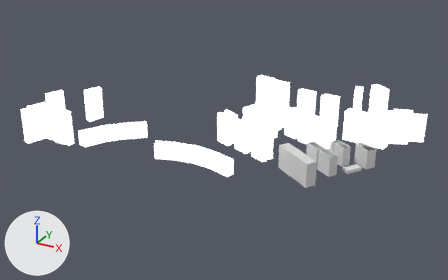
The FBX model AMA0034-AltosdelaReserva/assets/3d/Loc_AltosRivera_Dummy.fbx: old version first, new version second.
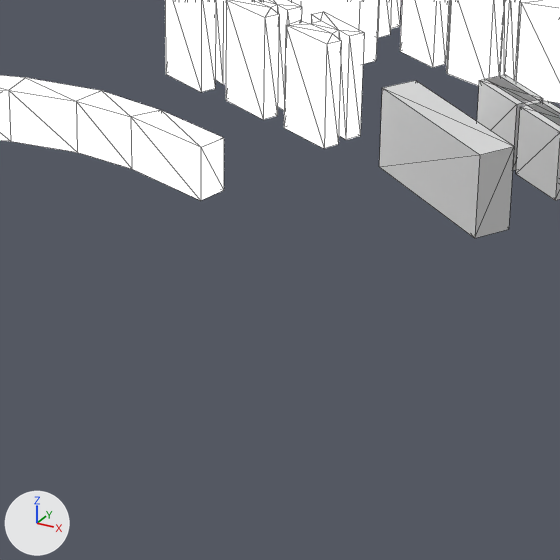
There are two pictures of each version: one whole from a 50 mm lens placed at (370.0, -1133.0, 586.0), pointed at (-273.0, 35.0, 2.0), one close up on the part from 38% to 74% of the width and 43% to 100% of the height. Lighting does not change. The marker at lower left points along +X, +Y and +Z. The close-ups show mesh edges as thin lines. Where no turn or scale is listed for an object, it has been applied to the vertices.

In view in the first close-up: 'Cube', 'Cube_1.001', 'Cube__2_', 'PolyShape', 'PolyShape_1', 'PolyShape__1_', 'PolyShape__2_', 'PolyShape__2__1', 'PolyShape__3_', 'w', 'w__1_', 'w__2_'.
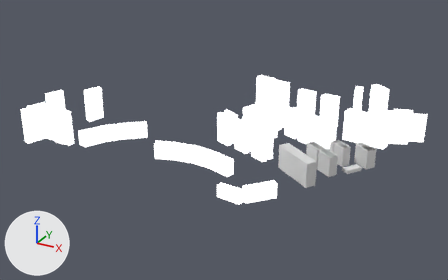
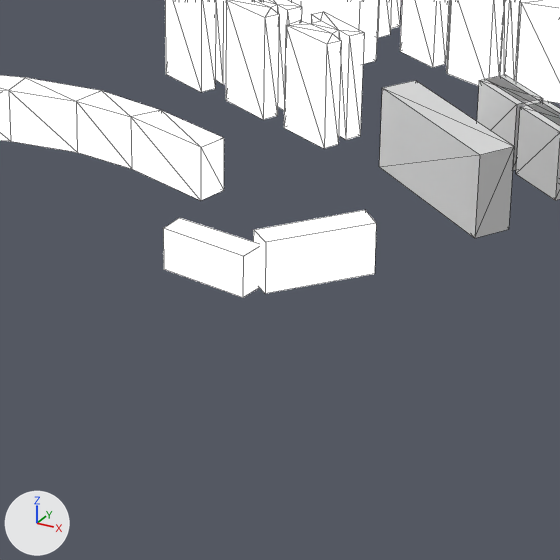
Patch to the scene script:
```diff
--- a/AMA0034-AltosdelaReserva/assets/3d/Loc_AltosRivera_Dummy.fbx.py
+++ b/AMA0034-AltosdelaReserva/assets/3d/Loc_AltosRivera_Dummy.fbx.py
@@ me_scene_030 @@
+me_scene_030.from_pydata([(8.8, 7.3, 31.4), (-34.0, -41.0, 31.4), (-46.3, -31.6, 31.4), (-3.2, 18.8, 31.4), (-46.3, -31.6, 0.0), (-3.2, 18.8, 0.0), (8.8, 7.3, 0.0), (-34.0, -41.0, 0.0)], [], [(2, 1, 0, 3), (4, 2, 3, 5), (5, 3, 0, 6), (6, 0, 1, 7), (7, 1, 2, 4)])
+me_scene_030.materials.append(mat_probuilderdefault)  # its picture is missing
@@ me_scene_031 @@
+me_scene_031.from_pydata([(0.0, 0.0, 25.4), (-52.8, 7.0, 25.4), (-51.4, 22.4, 25.4), (3.3, 16.3, 25.4), (-51.4, 22.4, 0.0), (3.3, 16.3, 0.0), (0.0, 0.0, 0.0), (-52.8, 7.0, 0.0)], [], [(2, 1, 0, 3), (4, 2, 3, 5), (5, 3, 0, 6), (6, 0, 1, 7), (7, 1, 2, 4)])
+me_scene_031.materials.append(mat_probuilderdefault)  # its picture is missing
@@ ob_polyshape_2 @@
+ob_polyshape_2 = bpy.data.objects.new('PolyShape_2', me_scene_030)
+ob_polyshape_2.location = (-56.4, -171.1, 3.5)
@@ ob_polyshape__1__2 @@
+ob_polyshape__1__2 = bpy.data.objects.new('PolyShape__1__2', me_scene_031)
+ob_polyshape__1__2.location = (-98.9, -221.9, 3.5)
```

Pixel boxes [x1, y1, x2, y2] of what changed, in the close-ups (560 x 560 px):
'PolyShape_2', added: after [253, 210, 376, 294]
'PolyShape__1__2', added: after [163, 218, 260, 298]
